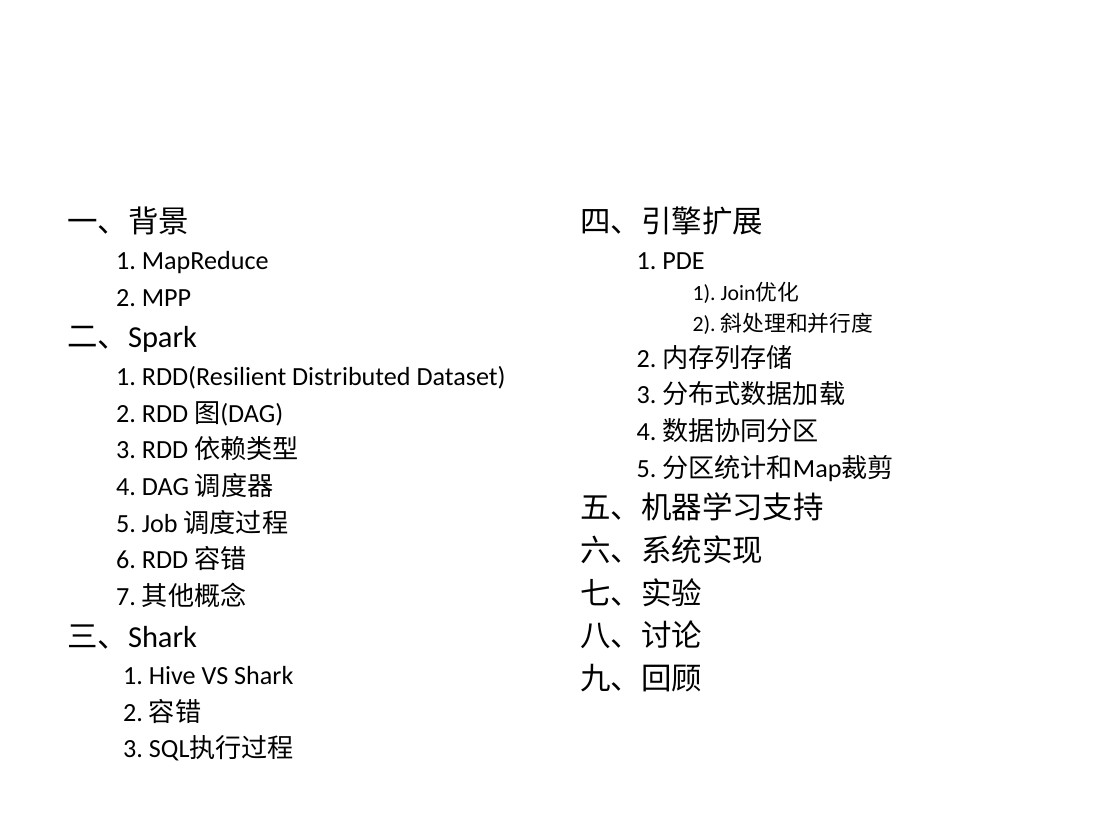
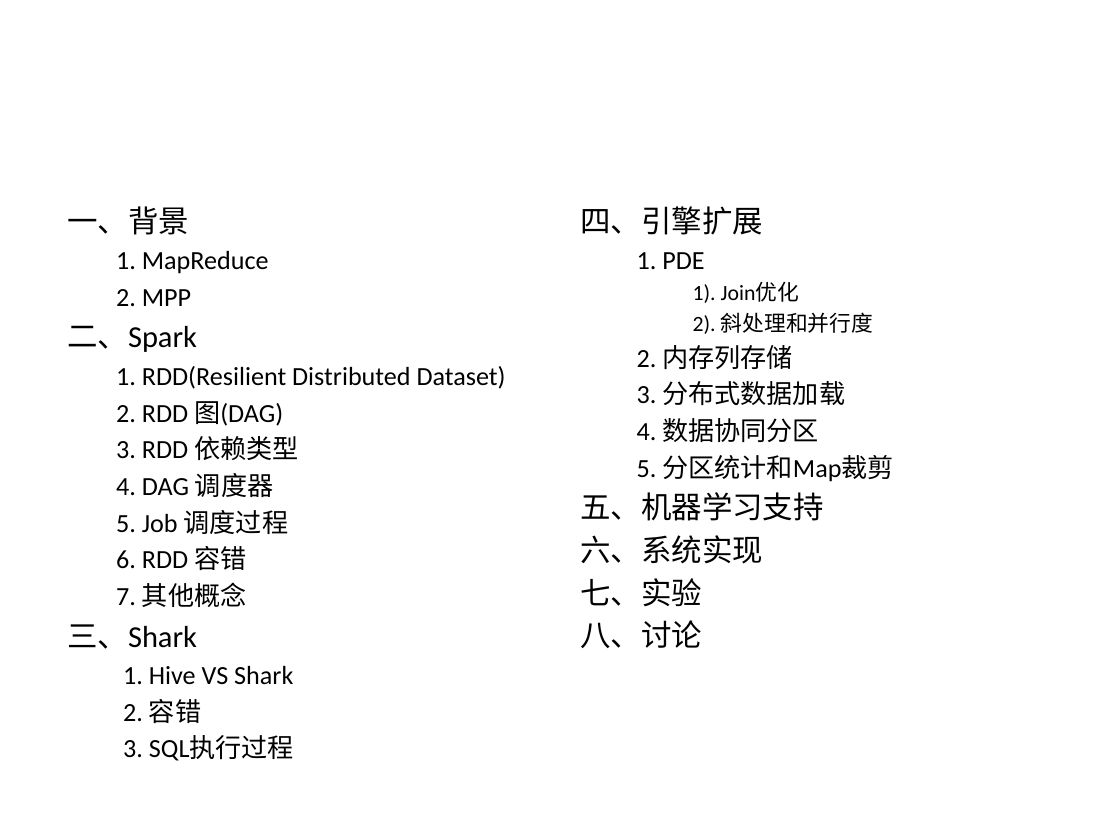
Before and after one commit to wuxingdexian/seminar, a slide deck: slide 2 of Shark SQL and Rich Analytics at Scale.pptx. Drawn at 1120x840 pixels with LibreOffice and Linux fonts; fonts in the diff are those of the drawing. Boxes give left, top, right and bottom in pixels: in the first picture for what was removed or moved away, otherwise in the second. Text is boxed around its words. In the diff, an @@ line names an element or a change of style, - is before the commit and + after.

```diff
--- a/Shark SQL and Rich Analytics at Scale.pptx
+++ b/Shark SQL and Rich Analytics at Scale.pptx
@@ text at (x1=581, y1=663, x2=703, y2=692): paragraph removed @@
-九、回顾
```
Also in this commit, not shown: 18 other slides changed, 8 slides added.
